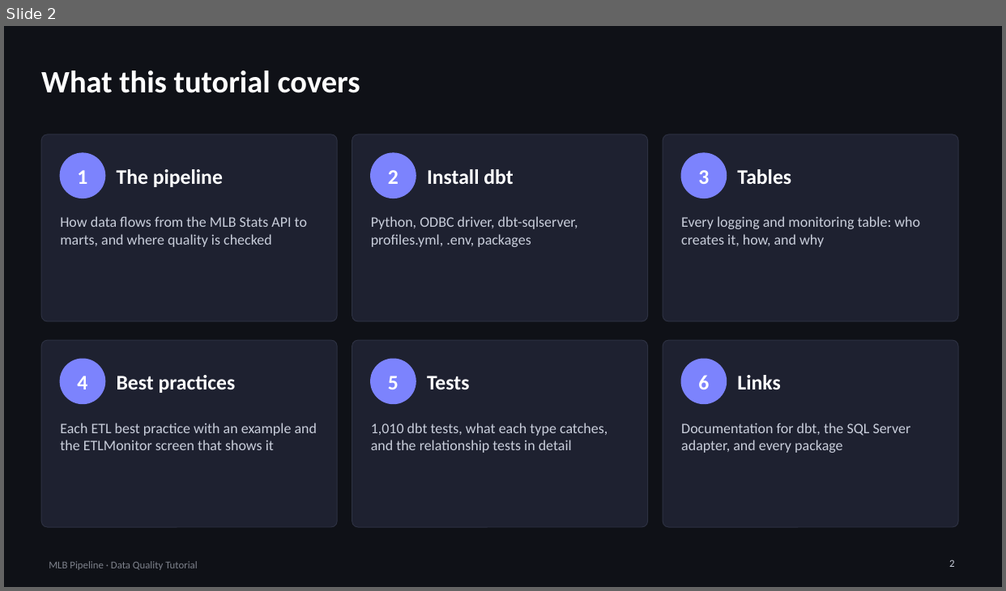
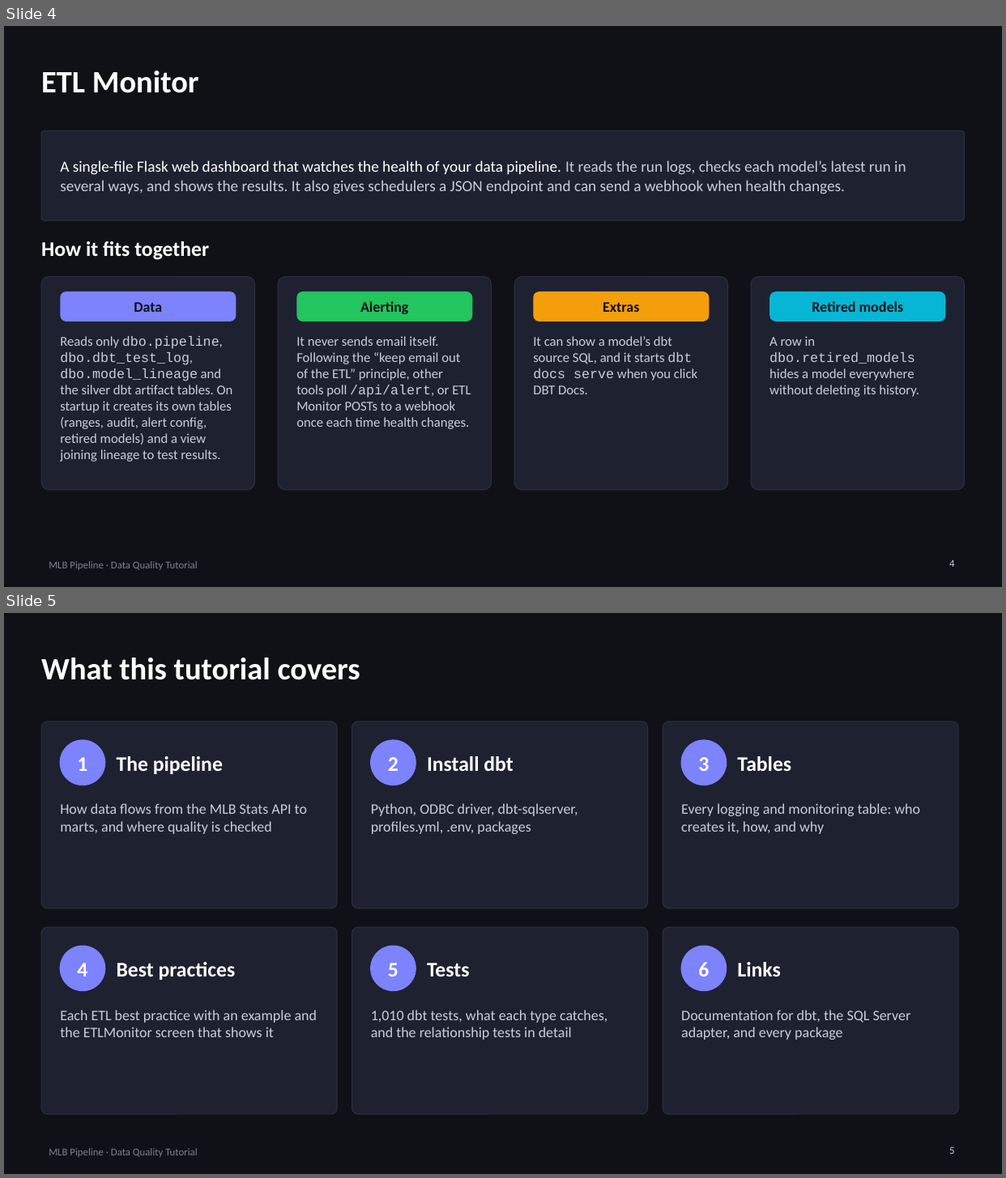
Before and after one commit to keithwsmith/mlb_dlt, a slide deck: data_quality_tutorial/MLB_Pipeline_Data_Quality_Tutorial.pptx. Shown one above the other, each under a label of ours: slide 2 before the commit, slides 4 and 5 after it. The pictures are 1006x591 and 1006x1178 pixels, drawn with LibreOffice and Linux fonts; fonts in the diff are those of the drawing. Boxes give left, top, right and bottom in pixels: in the first picture for what was removed or moved away, otherwise in the second. Text is boxed around its words. In the diff, an @@ line names an element or a change of style, - is before the commit and + after.

Commit message:
added env.example and updated MLB_Pipeline_Data_Quality_Tutorial.pptx [2026-11-20]

```diff
--- a/data_quality_tutorial/MLB_Pipeline_Data_Quality_Tutorial.pptx
+++ b/data_quality_tutorial/MLB_Pipeline_Data_Quality_Tutorial.pptx
@@ slide 4 added at bbox=[4, 26, 1002, 587], background #0F1117; not listed: 1 template element that a slide beside it also shows @@
@@ title added at bbox=[41, 71, 199, 93], 30 pt, text #FFFFFF, bold @@
+ETL Monitor
@@ rounded rectangle added at bbox=[41, 130, 965, 220], fill #1E2130, outline #2D3142 0.75 pt @@
@@ text added at bbox=[60, 160, 906, 194], 15 pt, text #C9CEDB @@
+A single-file Flask web dashboard that watches the health of your data pipeline. It reads the run logs, checks each model’s latest run in several ways, and shows the results. It also gives schedulers a JSON endpoint and can send a webhook when health changes.
@@ text added at bbox=[41, 241, 209, 260], 20 pt, text #FFFFFF, bold @@
+How it fits together
@@ rounded rectangle added at bbox=[41, 277, 255, 490], fill #1E2130, outline #2D3142 0.75 pt @@
@@ rounded rectangle added at bbox=[60, 292, 236, 322], fill #7C83FD @@
@@ rounded rectangle added at bbox=[278, 277, 492, 490], fill #1E2130, outline #2D3142 0.75 pt @@
@@ rounded rectangle added at bbox=[296, 292, 473, 322], fill #22C55E @@
@@ rounded rectangle added at bbox=[514, 277, 728, 490], fill #1E2130, outline #2D3142 0.75 pt @@
@@ rounded rectangle added at bbox=[533, 292, 710, 322], fill #F59E0B @@
@@ rounded rectangle added at bbox=[751, 277, 965, 490], fill #1E2130, outline #2D3142 0.75 pt @@
@@ rounded rectangle added at bbox=[769, 292, 946, 322], fill #06B6D4 @@
@@ text added at bbox=[134, 302, 162, 312], 14 pt, text #0F1117, bold @@
+Data
@@ text added at bbox=[360, 301, 408, 314], 14 pt, text #0F1117, bold @@
+Alerting
@@ text added at bbox=[603, 302, 639, 312], 14 pt, text #0F1117, bold @@
+Extras
@@ text added at bbox=[812, 301, 904, 312], 14 pt, text #0F1117, bold @@
+Retired models
@@ text added at bbox=[60, 336, 233, 462], 13 pt, text #C9CEDB @@
+Reads only dbo.pipeline, dbo.dbt_test_log, dbo.model_lineage and the silver dbt artifact tables. On startup it creates its own tables (ranges, audit, alert config, retired models) and a view joining lineage to test results.
@@ text added at bbox=[296, 336, 471, 429], 13 pt, text #C9CEDB @@
+It never sends email itself. Following the “keep email out of the ETL” principle, other tools poll /api/alert, or ETL Monitor POSTs to a webhook once each time health changes.
@@ text added at bbox=[533, 336, 697, 395], 13 pt, text #C9CEDB @@
+It can show a model’s dbt source SQL, and it starts dbt docs serve when you click DBT Docs.
@@ text added at bbox=[769, 336, 919, 397], 13 pt, text #C9CEDB @@
+A row in dbo.retired_models hides a model everywhere without deleting its history.
@@ page number added at bbox=[949, 560, 954, 567], 10 pt, text #C9CEDB @@
+4
@@ what was slide 2 is now slide 5 @@
@@ page number at bbox=[949, 1147, 954, 1154]: text changed @@
-2
+5
```
Also in this commit, not shown: 2 slides changed, 4 other slides added, 2 slides removed, 3 other files.
